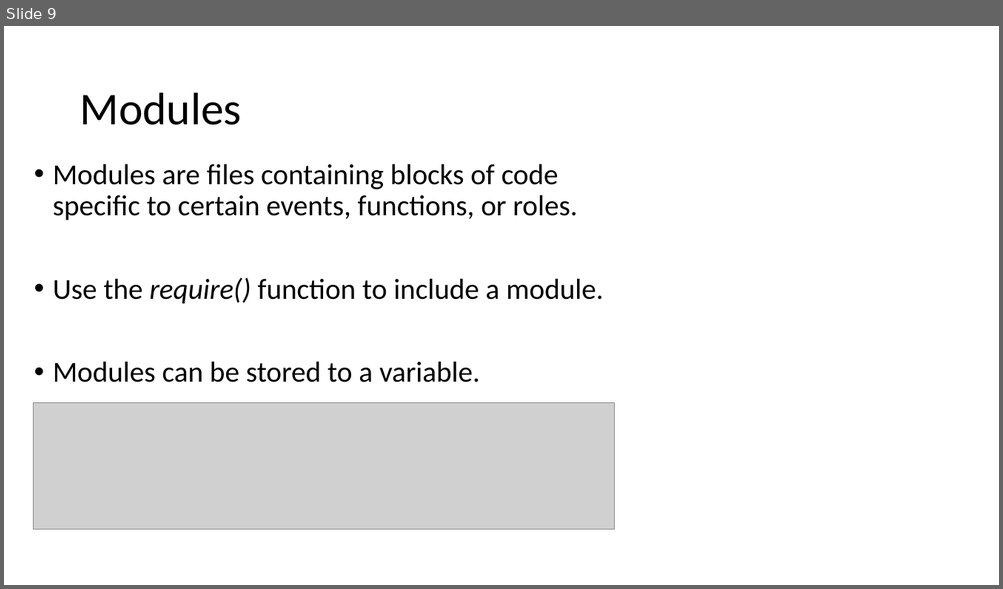
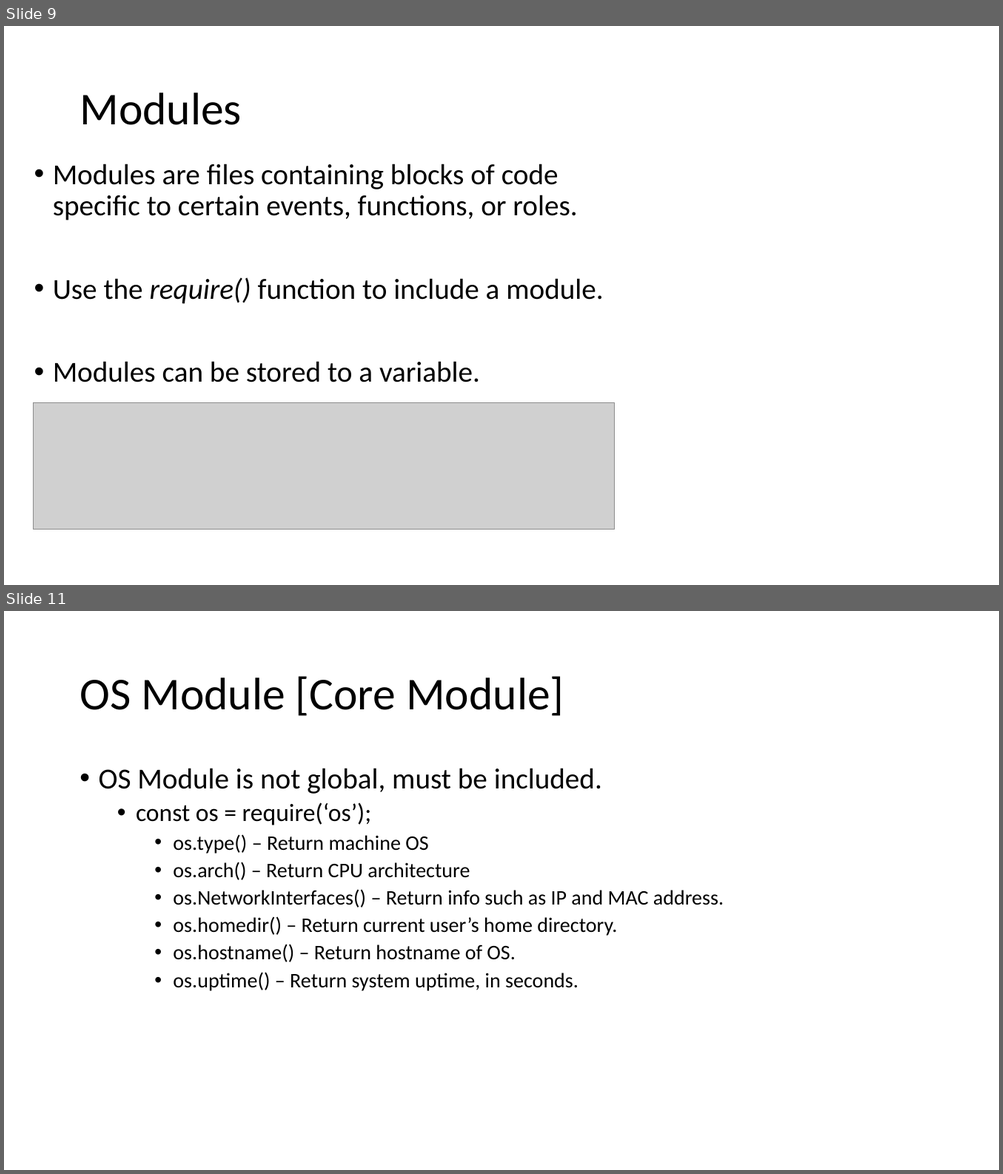
Before and after one commit to RyanK-TFATF/nodejs_express_practice, a slide deck: notes/node.js.pptx. Shown one above the other, each under a label of ours: slide 9 before the commit, slides 9 and 11 after it; the slides between them are not shown. The pictures are 1003x589 and 1003x1174 pixels, drawn with LibreOffice and Linux fonts; fonts in the diff are those of the drawing; grey boxes stand for pictures. Boxes give left, top, right and bottom in pixels: in the first picture for what was removed or moved away, otherwise in the second. Text is boxed around its words. In the diff, an @@ line names an element or a change of style, - is before the commit and + after.

```diff
--- a/notes/node.js.pptx
+++ b/notes/node.js.pptx
@@ slide 11 added at bbox=[4, 611, 999, 1170], background #FFFFFF @@
@@ title added at bbox=[79, 676, 563, 716], 44 pt, text #000000 @@
+OS Module [Core Module]
@@ text added at bbox=[99, 768, 723, 991], 20 pt, text #000000 @@
+• OS Module is not global, must be included.
+  • const os = require(‘os’);
+    • os.type() – Return machine OS
+    • os.arch() – Return CPU architecture
+    • os.NetworkInterfaces() – Return info such as IP and MAC address.
+    • os.homedir() – Return current user’s home directory.
+    • os.hostname() – Return hostname of OS.
+    • os.uptime() – Return system uptime, in seconds.
```
Also in this commit, not shown: 2 other slides added, 1 other file.
